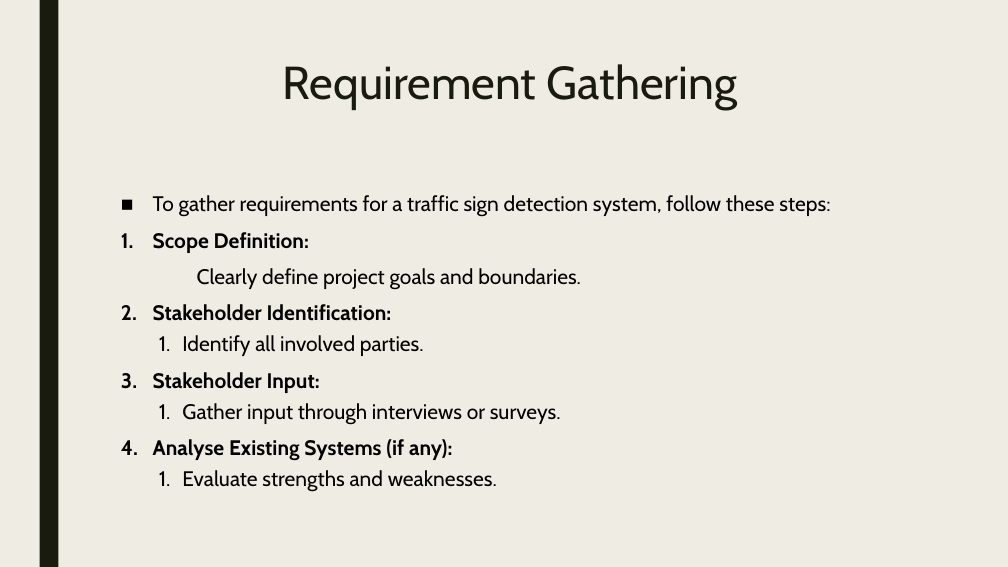
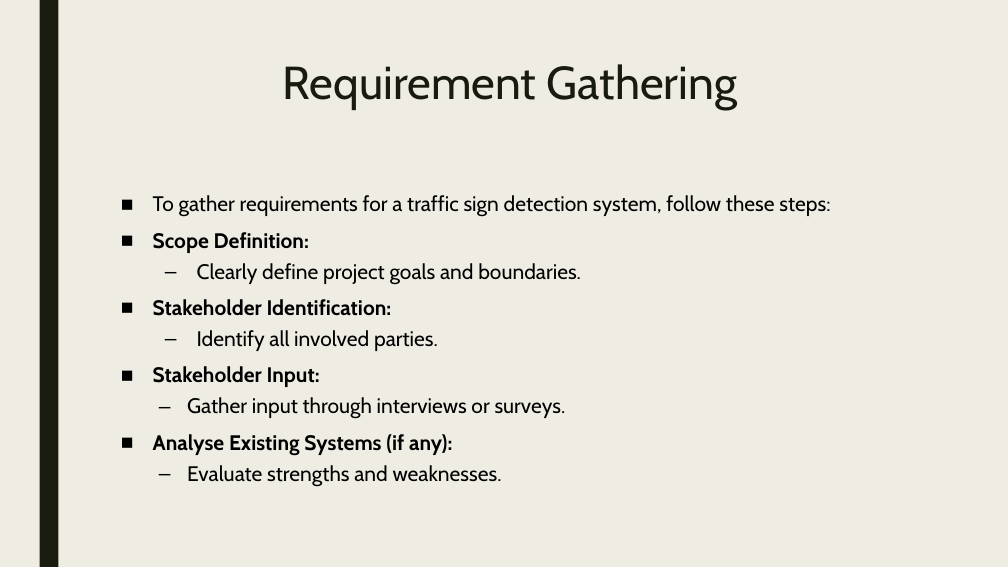
Before and after one commit to ADITYAz2002/Minor-Project, a slide deck: slide 7 of Zeroth Review 2.pptx. Drawn at 1008x567 pixels with LibreOffice and Linux fonts; fonts in the diff are those of the drawing. Boxes give left, top, right and bottom in pixels: in the first picture for what was removed or moved away, otherwise in the second. Text is boxed around its words. In the diff, an @@ line names an element or a change of style, - is before the commit and + after.

```diff
--- a/Zeroth Review 2.pptx
+++ b/Zeroth Review 2.pptx
@@ text at [153,232,581,487]: bullet 1. to ■; bullet none to –; list level 1 to 2 in "Clearly define project goals and ..."; bullet 1. to – @@
```
Also in this commit, not shown: 2 other slides changed, 2 slides added, 3 other files.
